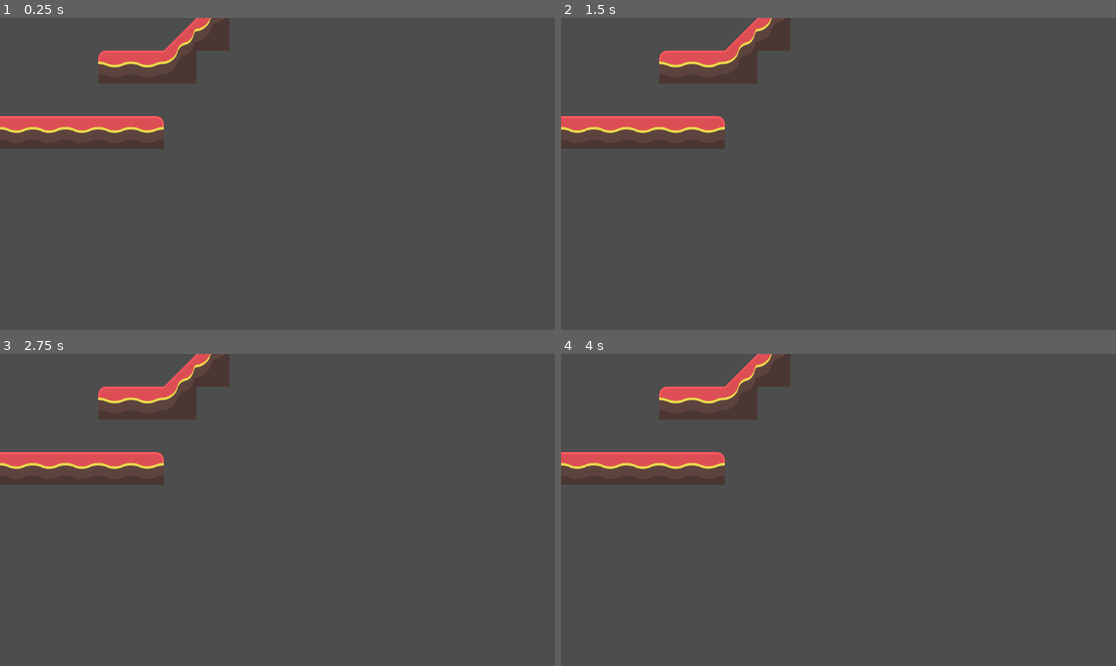
Above: before the commit, frames 1-4 (two rows, left to right).
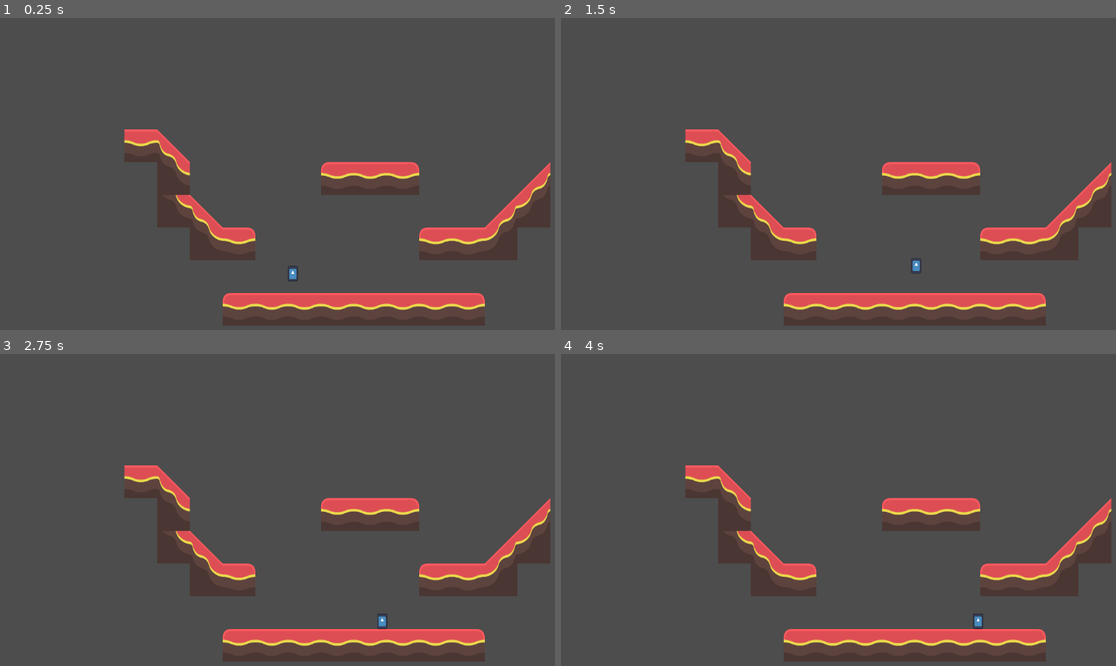
Above: after the commit, the same moments.

Repository: JordanEmme/196-gamejam
Game: Godot game, scene res://City.tscn
Two runs of this game, one before a commit and one after it. Both use one fixed random seed, a clock stepped at 60 frames per second and the inputs below. Before the commit the project has no main scene; this scene is started directly in both runs. The engine's default icon, where the game draws it, is replaced by a stand-in: a white triangle on a blue panel in a dark square.
Inputs:
- Up to frame 1 (0.25 s): no input
- Up to frame 2 (1.5 s): hold Space (jump, bound only after the commit) 0.53-1.28 s; hold D (right, bound only after the commit) from 0.53 s (still down); tap Enter at 1.25 s; tap Space (jump, bound only after the commit) at 1.35 s
- Up to frame 3 (2.75 s): tap Space (jump, bound only after the commit) at 1.52, 1.82 s; release D (right, bound only after the commit) at 2.03 s; hold A (left, bound only after the commit) from 2.03 s (still down); hold Space (jump, bound only after the commit) from 2.03 s (still down)
- Up to frame 4 (4 s): release A (left, bound only after the commit) at 2.78 s; release Space (jump, bound only after the commit) at 2.78 s; hold D (right, bound only after the commit) from 2.78 s (still down); tap Space (jump, bound only after the commit) at 2.85, 3.02, 3.32 s; hold Space (jump, bound only after the commit) from 3.53 s (still down)

The runs differ from the first frame. In frame 1, 14% of the frame differs, in the area x 0-100%, y 0-99%; in frame 2, 14%; in frame 3, 14%; in frame 4, 14%.

Commit message:
Basic move and jump

Diff:
--- a/game/City.tscn
+++ b/game/City.tscn
@@ -1,6 +1,7 @@
-[gd_scene load_steps=4 format=4 uid="uid://blwpg07kdwsac"]
+[gd_scene load_steps=5 format=4 uid="uid://dld8vt1jtcdcr"]
 
 [ext_resource type="Texture2D" uid="uid://cqwv2ebxpaf53" path="res://tilesheet_complete.png" id="1_qodpt"]
+[ext_resource type="PackedScene" uid="uid://ccsuiov4ju6lv" path="res://antifa.tscn" id="2_0d5ds"]
 
 [sub_resource type="TileSetAtlasSource" id="TileSetAtlasSource_0d5ds"]
 texture = ExtResource("1_qodpt")
@@ -28,7 +29,12 @@
 sources/1 = SubResource("TileSetAtlasSource_0d5ds")
 
 [node name="Node2D" type="Node2D"]
+metadata/_edit_lock_ = true
 
 [node name="TileMapLayer" type="TileMapLayer" parent="."]
+position = Vector2(627, 346)
 tile_map_data = PackedByteArray("AAAAAP//AQABAAAAAAABAP//AQACAAAAAAACAP//AQADAAAAAAADAAEAAQABAAAAAAAEAAEAAQACAAAAAAAFAA …(304 unchanged characters)…
 tile_set = SubResource("TileSet_1lbi8")
+
+[node name="Antifa" parent="." instance=ExtResource("2_0d5ds")]
+position = Vector2(572, 482)
--- /dev/null
+++ b/game/antifa.gd
@@ -0,0 +1,48 @@
+extends CharacterBody2D
+
+@export var acceleration: float = 400.
+@export var grav: float = 1000.
+@export var MAX_H_VELOCITY: float = 400.
+@export var MIN_H_VELOCITY: float = 10.
+@export var FRICTION: float = .01
+@export var JUMP_TIMER: float = 1.
+@export var JUMP_TIMER_CAP: float= 2.
+@export var JUMP_SMALL_IMPULSE: float = 300.
+@export var JUMP_BIG_IMPULSE: float = 500.
+
+# Constants
+
+# Player States
+var idle: bool = true
+var can_kick: bool = true
+var jump_charge: float = 0.
+
+
+func get_input(dt: float):
+
+  # Horizontal movement
+  if Input.is_action_pressed("left"):
+    velocity.x -= dt * acceleration
+  elif Input.is_action_pressed("right"):
+    velocity.x += dt * acceleration
+  elif (abs(velocity.x) < MIN_H_VELOCITY):
+    velocity.x = 0.
+
+
+  # Jump
+  if is_on_floor():
+    if Input.is_action_pressed("jump"):
+      jump_charge += dt
+      jump_charge = min(JUMP_TIMER_CAP, jump_charge)
+    elif Input.is_action_just_released("jump"):
+      velocity.y = -JUMP_SMALL_IMPULSE if jump_charge < JUMP_TIMER else -JUMP_BIG_IMPULSE
+
+
+func _physics_process(dt: float):
+  get_input(dt)
+  # Friction
+  velocity.x -= sign(velocity.x) * dt * velocity.x * velocity.x * FRICTION
+  velocity.x = clamp(velocity.x, -MAX_H_VELOCITY, MAX_H_VELOCITY);
+  # Gravity
+  velocity.y += dt * grav
+  move_and_slide()
--- /dev/null
+++ b/game/antifa.tscn
@@ -0,0 +1,19 @@
+[gd_scene load_steps=4 format=3 uid="uid://ccsuiov4ju6lv"]
+
+[ext_resource type="Script" uid="uid://d4hjqlov55n0j" path="res://antifa.gd" id="1_txhom"]
+[ext_resource type="Texture2D" uid="uid://8s1t8j0b84gd" path="res://icon.svg" id="2_wuqut"]
+
+[sub_resource type="CapsuleShape2D" id="CapsuleShape2D_10cyg"]
+
+[node name="Antifa" type="CharacterBody2D"]
+script = ExtResource("1_txhom")
+metadata/_edit_group_ = true
+
+[node name="Sprite2D" type="Sprite2D" parent="."]
+position = Vector2(4.7683716e-07, -15)
+scale = Vector2(0.15625001, 0.234375)
+texture = ExtResource("2_wuqut")
+
+[node name="CollisionShape2D" type="CollisionShape2D" parent="."]
+position = Vector2(0, -15)
+shape = SubResource("CapsuleShape2D_10cyg")
--- a/game/project.godot
+++ b/game/project.godot
@@ -11,8 +11,53 @@
 [application]
 
 config/name="196 GameJam"
+run/main_scene="uid://dld8vt1jtcdcr"
 config/features=PackedStringArray("4.5", "GL Compatibility")
 config/icon="res://icon.svg"
+
+[input]
+
+left={
+"deadzone": 0.2,
+"events": [Object(InputEventKey,"resource_local_to_scene":false,"resource_name":"","device":-1,"window_id":0,"alt_pressed":false,"shift_pressed":false,"ctrl_pressed":false,"meta_pressed":false,"pressed":false,"keycode":0,"physical_keycode":65,"key_label":0,"unicode":97,"location":0,"echo":false,"script":null)
+]
+}
+right={
+"deadzone": 0.2,
+"events": [Object(InputEventKey,"resource_local_to_scene":false,"resource_name":"","device":-1,"window_id":0,"alt_pressed":false,"shift_pressed":false,"ctrl_pressed":false,"meta_pressed":false,"pressed":false,"keycode":0,"physical_keycode":68,"key_label":0,"unicode":100,"location":0,"echo":false,"script":null)
+]
+}
+up={
+"deadzone": 0.2,
+"events": [Object(InputEventKey,"resource_local_to_scene":false,"resource_name":"","device":-1,"window_id":0,"alt_pressed":false,"shift_pressed":false,"ctrl_pressed":false,"meta_pressed":false,"pressed":false,"keycode":0,"physical_keycode":87,"key_label":0,"unicode":119,"location":0,"echo":false,"script":null)
+]
+}
+down={
+"deadzone": 0.2,
+"events": [Object(InputEventKey,"resource_local_to_scene":false,"resource_name":"","device":-1,"window_id":0,"alt_pressed":false,"shift_pressed":false,"ctrl_pressed":false,"meta_pressed":false,"pressed":false,"keycode":0,"physical_keycode":83,"key_label":0,"unicode":115,"location":0,"echo":false,"script":null)
+]
+}
+jump={
+"deadzone": 0.2,
+"events": [Object(InputEventKey,"resource_local_to_scene":false,"resource_name":"","device":-1,"window_id":0,"alt_pressed":false,"shift_pressed":false,"ctrl_pressed":false,"meta_pressed":false,"pressed":false,"keycode":0,"physical_keycode":32,"key_label":0,"unicode":32,"location":0,"echo":false,"script":null)
+]
+}
+grind={
+"deadzone": 0.2,
+"events": [Object(InputEventMouseButton,"resource_local_to_scene":false,"resource_name":"","device":-1,"window_id":0,"alt_pressed":false,"shift_pressed":false,"ctrl_pressed":false,"meta_pressed":false,"button_mask":0,"position":Vector2(0, 0),"global_position":Vector2(0, 0),"factor":1.0,"button_index":2,"canceled":false,"pressed":false,"double_click":false,"script":null)
+, Object(InputEventKey,"resource_local_to_scene":false,"resource_name":"","device":-1,"window_id":0,"alt_pressed":false,"shift_pressed":false,"ctrl_pressed":false,"meta_pressed":false,"pressed":false,"keycode":0,"physical_keycode":4194325,"key_label":0,"unicode":0,"location":0,"echo":false,"script":null)
+]
+}
+kick={
+"deadzone": 0.2,
+"events": [Object(InputEventKey,"resource_local_to_scene":false,"resource_name":"","device":-1,"window_id":0,"alt_pressed":false,"shift_pressed":false,"ctrl_pressed":false,"meta_pressed":false,"pressed":false,"keycode":0,"physical_keycode":4194326,"key_label":0,"unicode":0,"location":0,"echo":false,"script":null)
+, Object(InputEventMouseButton,"resource_local_to_scene":false,"resource_name":"","device":-1,"window_id":0,"alt_pressed":false,"shift_pressed":false,"ctrl_pressed":false,"meta_pressed":false,"button_mask":0,"position":Vector2(0, 0),"global_position":Vector2(0, 0),"factor":1.0,"button_index":1,"canceled":false,"pressed":false,"double_click":false,"script":null)
+]
+}
+talk={
+"deadzone": 0.2,
+"events": []
+}
 
 [rendering]
 
Not shown, added: game/antifa.gd.uid
